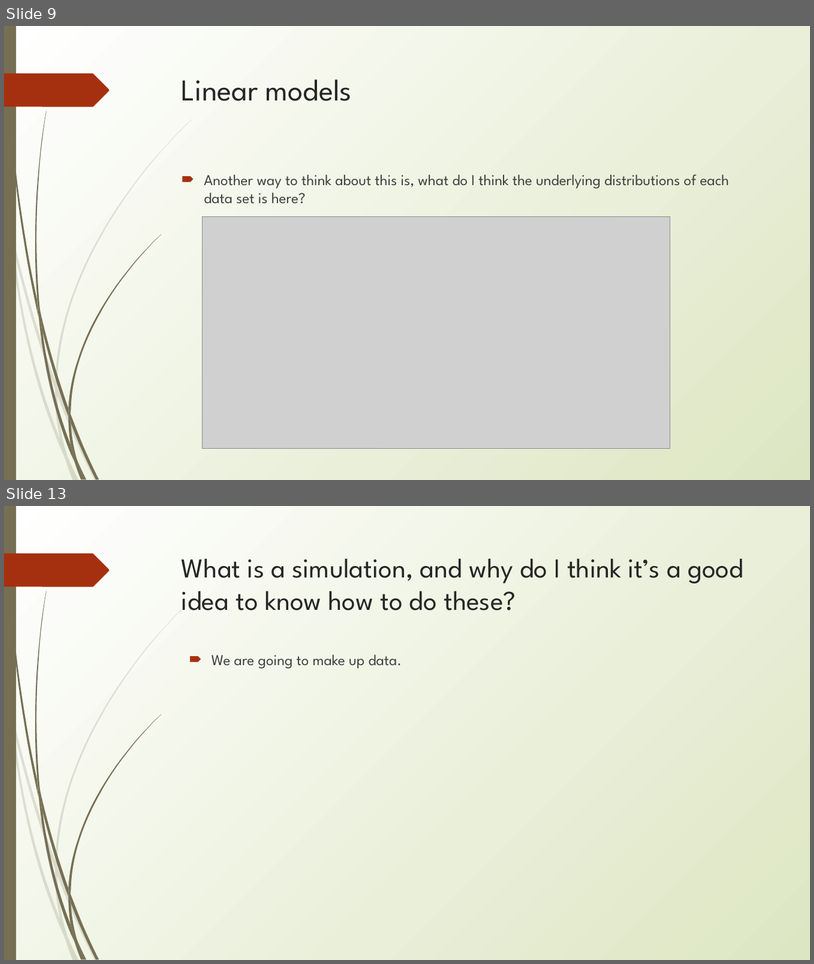
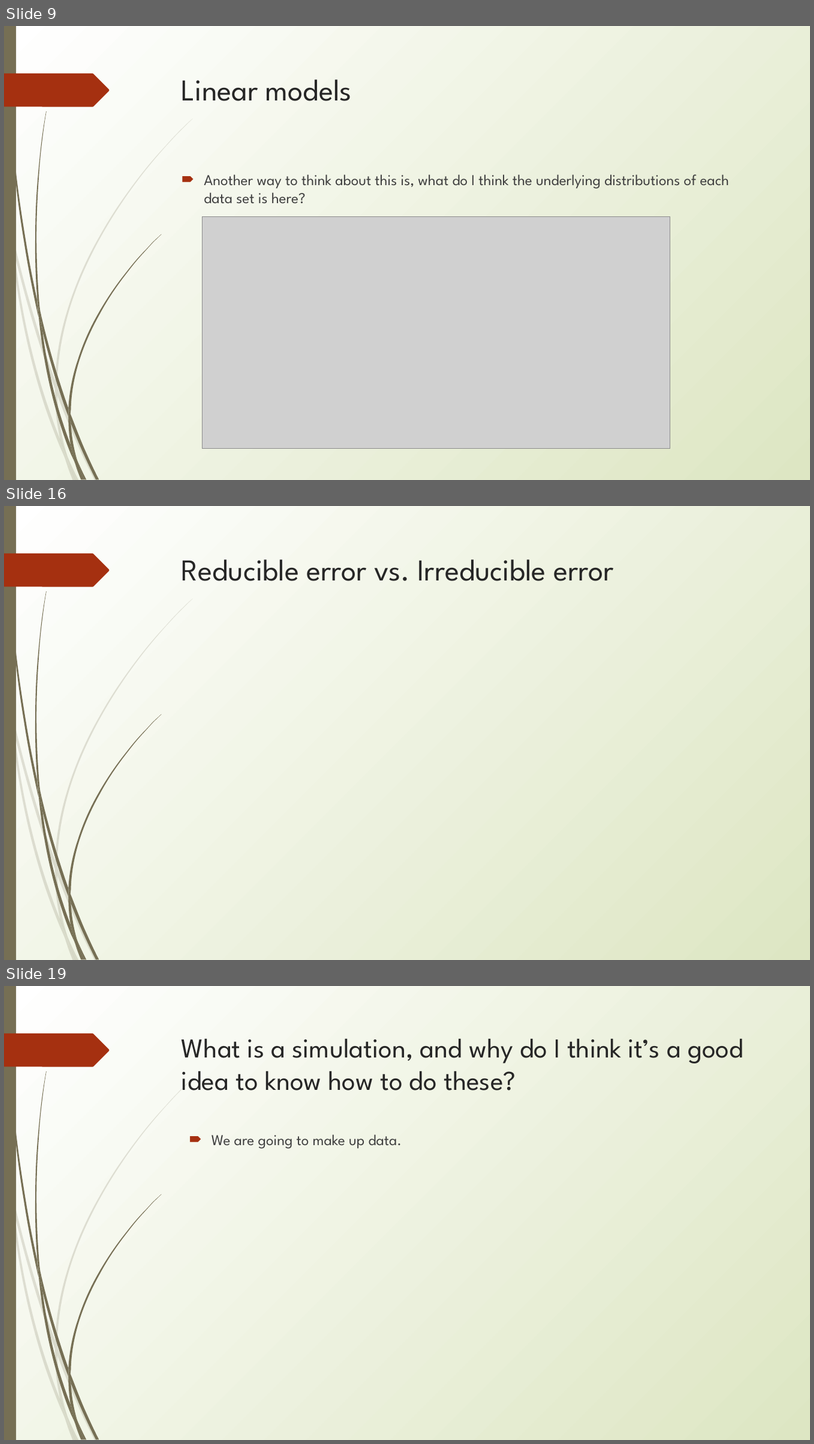
Before and after one commit to erynmcfarlane/GraduateStatsClass, a slide deck: Lecture1 _v2.pptx. Shown one above the other, each under a label of ours: slides 9 and 13 before the commit, slides 9, 16 and 19 after it; the slides between them are not shown. The pictures are 814x964 and 814x1444 pixels, drawn with LibreOffice and Linux fonts; fonts in the diff are those of the drawing; grey boxes stand for pictures. Boxes give left, top, right and bottom in pixels: in the first picture for what was removed or moved away, otherwise in the second. Text is boxed around its words. In the diff, an @@ line names an element or a change of style, - is before the commit and + after.

Commit message:
adding error to lecture 1 sims

```diff
--- a/Lecture1 _v2.pptx
+++ b/Lecture1 _v2.pptx
@@ slide 16 added at [4,506,810,960], background gradient #FFFFFF to #DDE6C3; not listed: 24 template elements that a slide beside it also shows @@
@@ title added at [182,559,614,581], 36 pt, text #262626 @@
+Reducible error vs. Irreducible error
@@ what was slide 13 is now slide 19 @@
```
Also in this commit, not shown: 2 slides changed, 7 other slides added, 2 slides removed, 1 other file.
